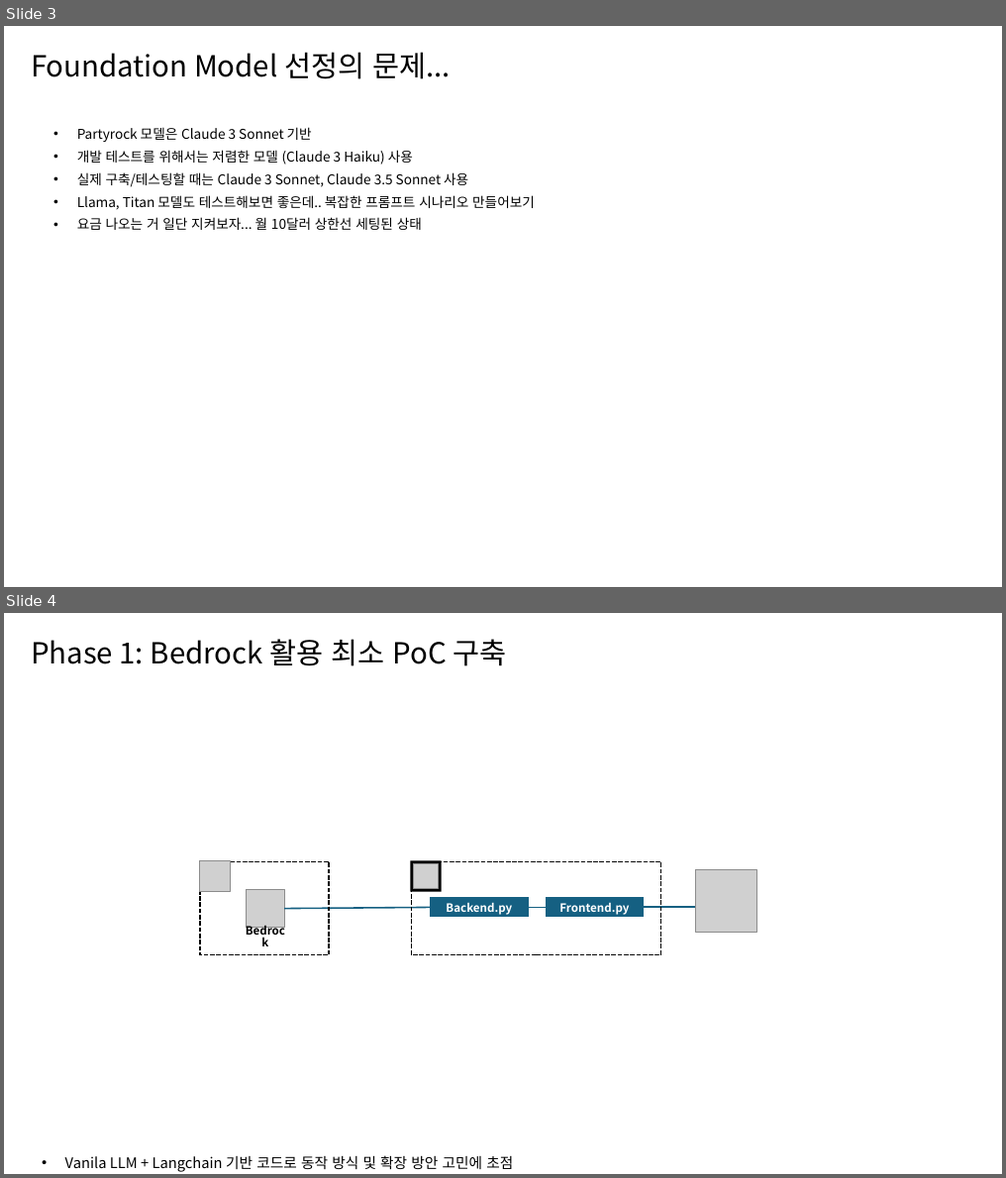
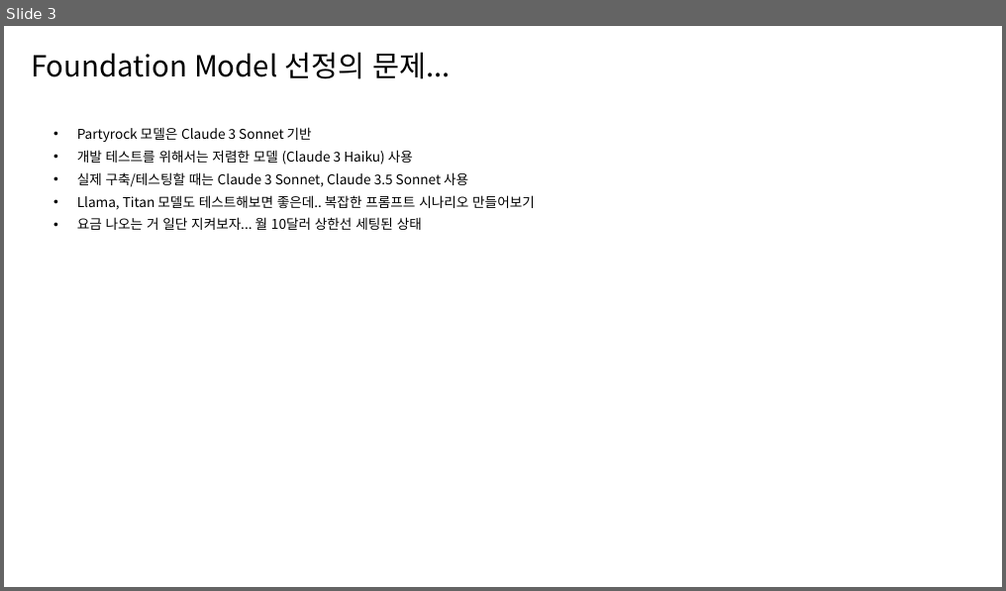
Before and after one commit to Yihoon-J/tarot-chat-AI, a slide deck: 개발계획서.pptx. Shown one above the other, each under a label of ours: slides 3 and 4 before the commit, slide 3 after it. The pictures are 1006x1178 and 1006x591 pixels, drawn with LibreOffice and Linux fonts; fonts in the diff are those of the drawing; grey boxes stand for pictures. Boxes give left, top, right and bottom in pixels: in the first picture for what was removed or moved away, otherwise in the second. Text is boxed around its words. In the diff, an @@ line names an element or a change of style, - is before the commit and + after.

Commit message:
basic backend 구현

```diff
--- a/개발계획서.pptx
+++ b/개발계획서.pptx
@@ slide 4 removed at (4,613,1002,1174), background #FFFFFF @@
@@ title removed at (31,639,506,666) @@
-Phase 1: Bedrock 활용 최소 PoC 구축
@@ picture removed at (199,861,230,891) @@
@@ rectangle removed at (200,862,329,956) @@
@@ rectangle removed at (411,862,660,956) @@
@@ rectangle removed at (411,861,442,891) @@
@@ picture removed at (414,863,439,888) @@
@@ picture removed at (695,870,756,932) @@
@@ picture removed at (247,890,285,928) @@
@@ line removed from (430, 907) to (285, 909) @@
@@ rectangle removed at (430,897,529,918) @@
-Backend.py
@@ line removed from (546, 907) to (529, 907) @@
@@ rectangle removed at (546,897,645,918) @@
-Frontend.py
@@ line removed from (695, 907) to (645, 907) @@
@@ text removed at (236,927,296,949) @@
-Bedrock
@@ text removed at (65,1156,513,1172) @@
-• Vanila LLM + Langchain 기반 코드로 동작 방식 및 확장 방안 고민에 초점
```
Also in this commit, not shown: 5 slides added, 2 other slides removed, 3 other files.
